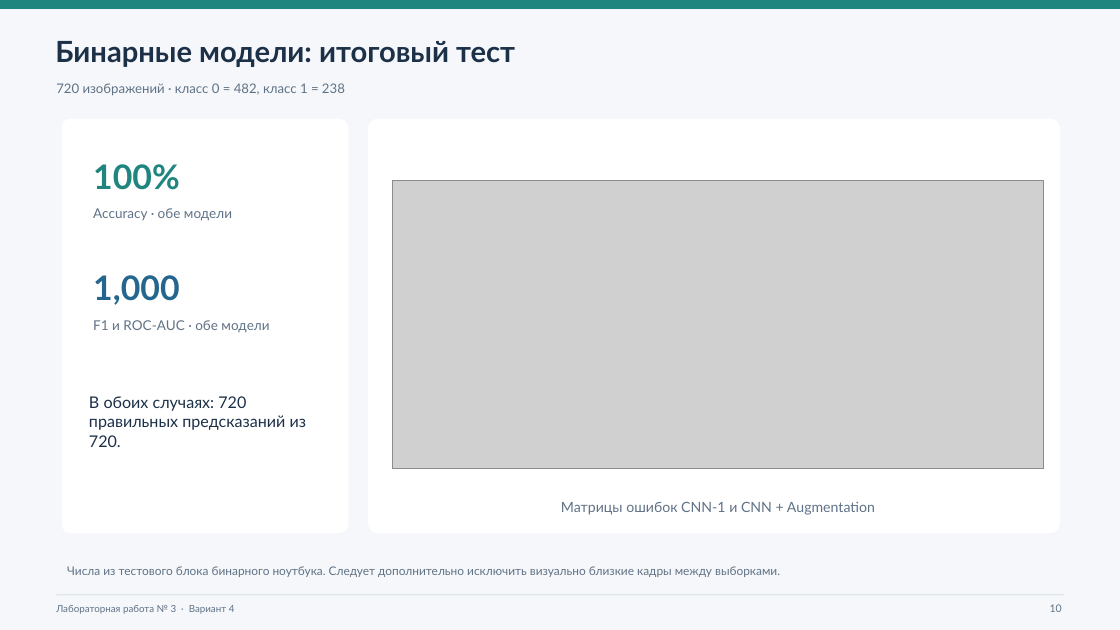
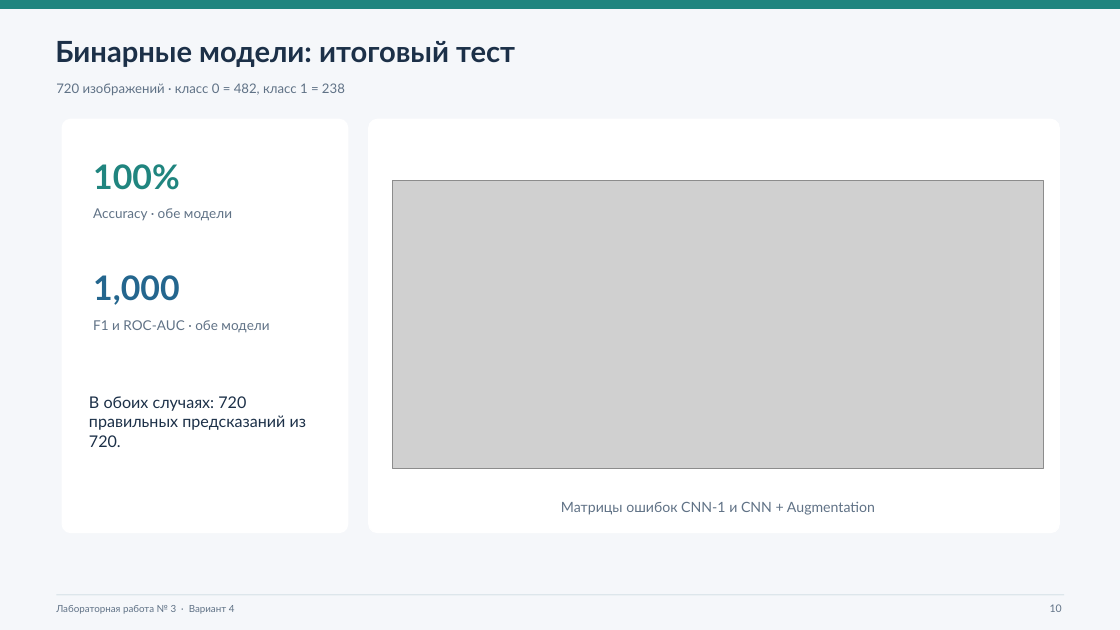
Before and after one commit to Travkova/NN_Labs, a slide deck: slide 10 of лаб3/Лабораторная_3_вариант_4_презентация.pptx. Drawn at 1120x630 pixels with LibreOffice and Linux fonts; fonts in the diff are those of the drawing; grey boxes stand for pictures. Boxes give left, top, right and bottom in pixels: in the first picture for what was removed or moved away, otherwise in the second. Text is boxed around its words. In the diff, an @@ line names an element or a change of style, - is before the commit and + after.

```diff
--- a/лаб3/Лабораторная_3_вариант_4_презентация.pptx
+++ b/лаб3/Лабораторная_3_вариант_4_презентация.pptx
@@ text removed at [67,566,780,577] @@
-Числа из тестового блока бинарного ноутбука. Следует дополнительно исключить визуально близкие кадры между выборками.
```
Also in this commit, not shown: 8 other slides changed.
